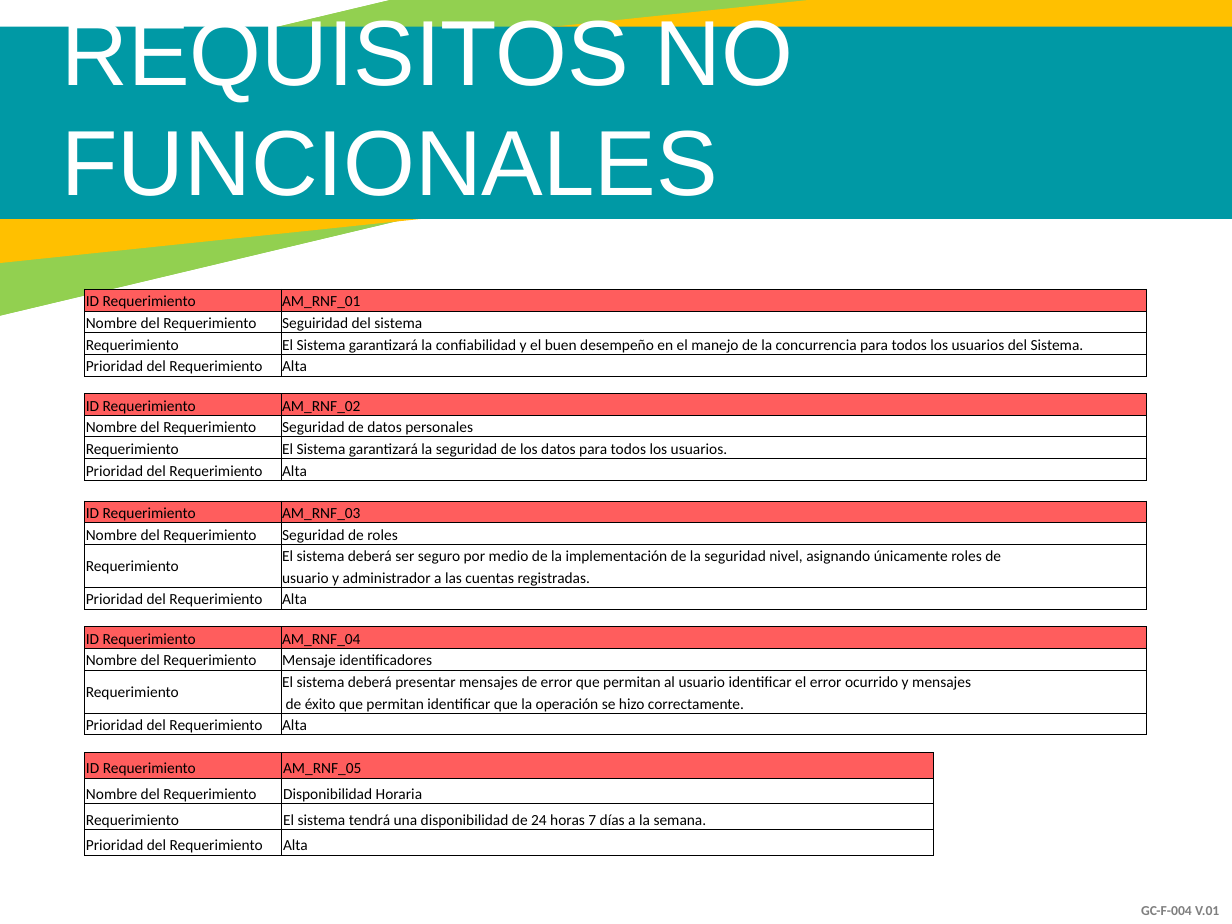
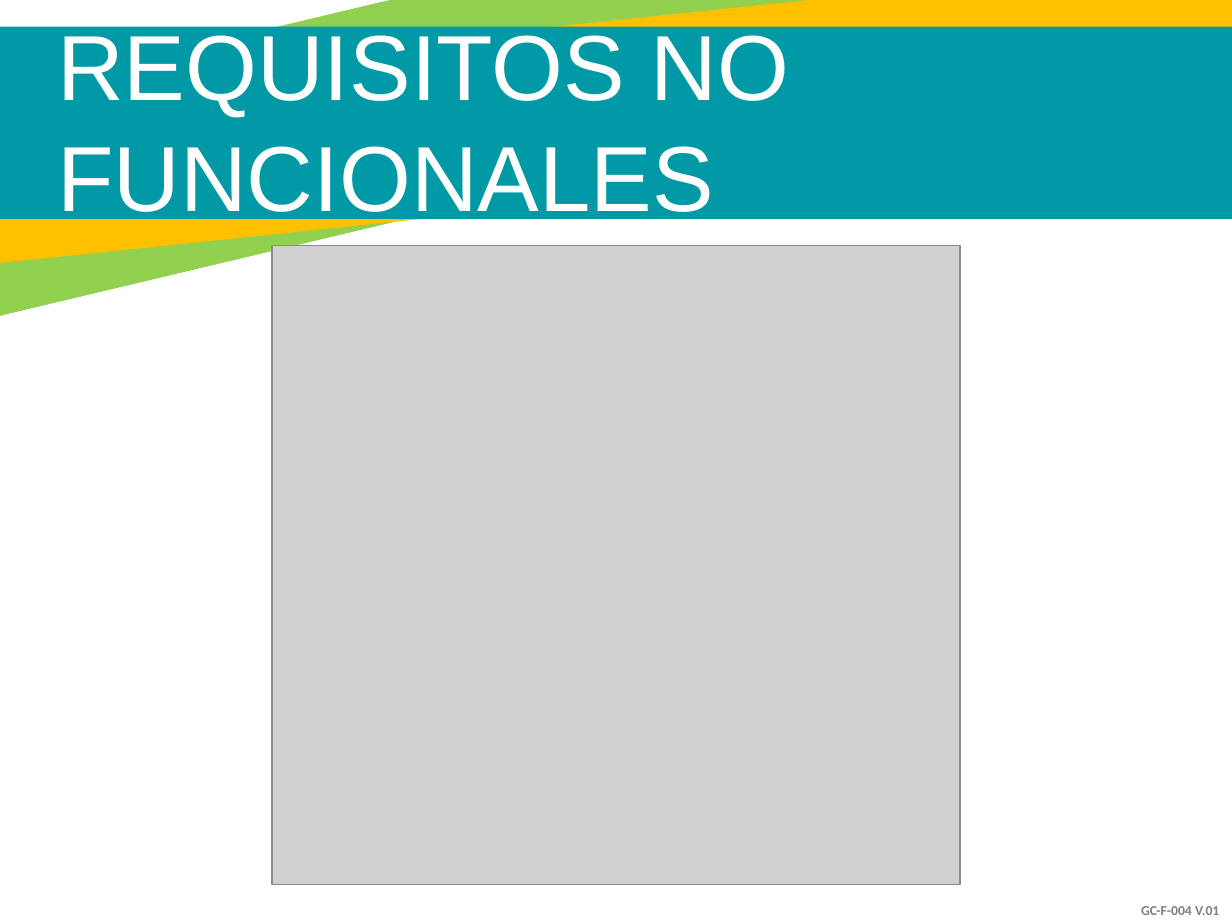
Before and after one commit to Dashell2514/AseoMatic, a slide deck: slide 33 of Documentation/AseoMatic.pptx. Drawn at 1232x924 pixels with LibreOffice and Linux fonts; fonts in the diff are those of the drawing; grey boxes stand for pictures. Boxes give left, top, right and bottom in pixels: in the first picture for what was removed or moved away, otherwise in the second. Text is boxed around its words. In the diff, an @@ line names an element or a change of style, - is before the commit and + after.

```diff
--- a/Documentation/AseoMatic.pptx
+++ b/Documentation/AseoMatic.pptx
@@ text "REQUISITOS NO FUNCIONALES" rewrapped from [61, 11, 794, 196] to [57, 35, 789, 228] @@
@@ picture added at [272, 245, 960, 885] @@
@@ table removed at [85, 290, 1143, 378], 4 rows, 11 columns @@
-ID Requerimiento | AM_RNF_01 |  |  |  |  |  |  |  |  | 
-Nombre del Requerimiento | Seguiridad del sistema |  |  |  |  |  |  |  |  | 
-Requerimiento | El Sistema garantizará la confiabilidad y el buen desempeño en el manejo de la concurrencia para todos los usuarios del Sistema. |  |  |  |  |  |  |  |  | 
-Prioridad del Requerimiento | Alta |  |  |  |  |  |  |  |  | 
@@ table removed at [85, 394, 1143, 483], 4 rows, 11 columns @@
-ID Requerimiento | AM_RNF_02 |  |  |  |  |  |  |  |  | 
-Nombre del Requerimiento | Seguridad de datos personales |  |  |  |  |  |  |  |  | 
-Requerimiento | El Sistema garantizará la seguridad de los datos para todos los usuarios. |  |  |  |  |  |  |  |  | 
-Prioridad del Requerimiento | Alta |  |  |  |  |  |  |  |  | 
@@ table removed at [85, 501, 1143, 611], 5 rows, 11 columns @@
-ID Requerimiento | AM_RNF_03 |  |  |  |  |  |  |  |  | 
-Nombre del Requerimiento | Seguridad de roles |  |  |  |  |  |  |  |  | 
-Requerimiento | El sistema deberá ser seguro por medio de la implementación de la seguridad nivel, asignando únicamente roles de |  |  |  |  |  |  |  |  | 
- | usuario y administrador a las cuentas registradas. |  |  |  |  |  |  |  |  | 
-Prioridad del Requerimiento | Alta |  |  |  |  |  |  |  |  | 
@@ table removed at [85, 627, 1143, 739], 5 rows, 11 columns @@
-ID Requerimiento | AM_RNF_04 |  |  |  |  |  |  |  |  | 
-Nombre del Requerimiento | Mensaje identificadores |  |  |  |  |  |  |  |  | 
-Requerimiento | El sistema deberá presentar mensajes de error que permitan al usuario identificar el error ocurrido y mensajes |  |  |  |  |  |  |  |  | 
- | de éxito que permitan identificar que la operación se hizo correctamente. |  |  |  |  |  |  |  |  | 
-Prioridad del Requerimiento | Alta |  |  |  |  |  |  |  |  | 
@@ table removed at [85, 753, 931, 857], 4 rows, 7 columns @@
-ID Requerimiento | AM_RNF_05 |  |  |  |  | 
-Nombre del Requerimiento | Disponibilidad Horaria |  |  |  |  | 
-Requerimiento | El sistema tendrá una disponibilidad de 24 horas 7 días a la semana. |  |  |  |  | 
-Prioridad del Requerimiento | Alta |  |  |  |  | 
```
Also in this commit, not shown: 14 other slides changed, 1 slide added, 1 slide removed, 29 other files.
